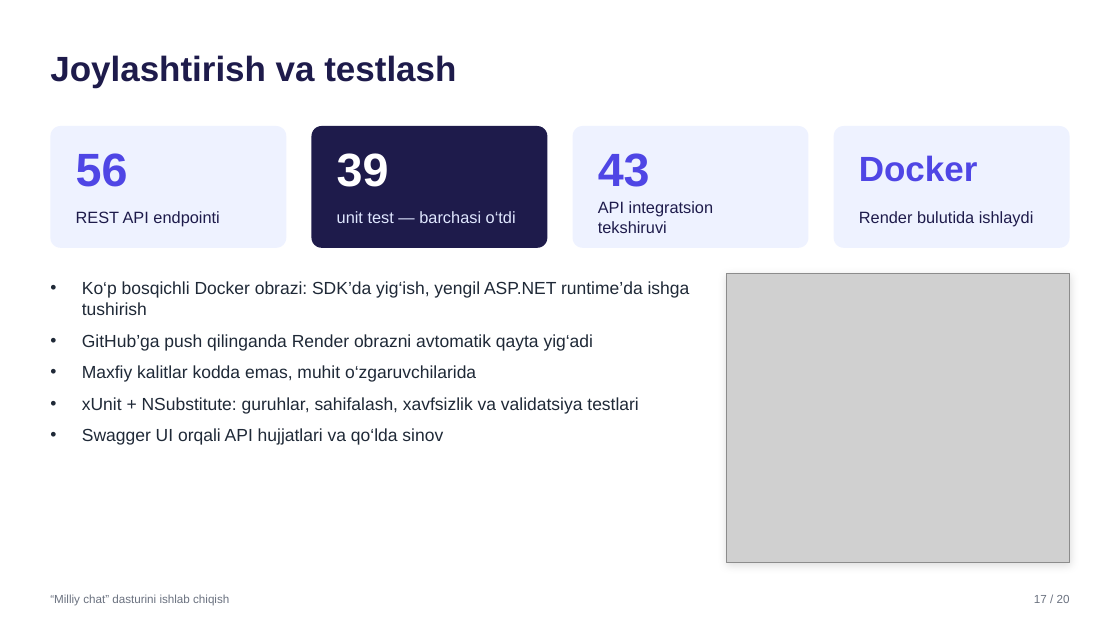
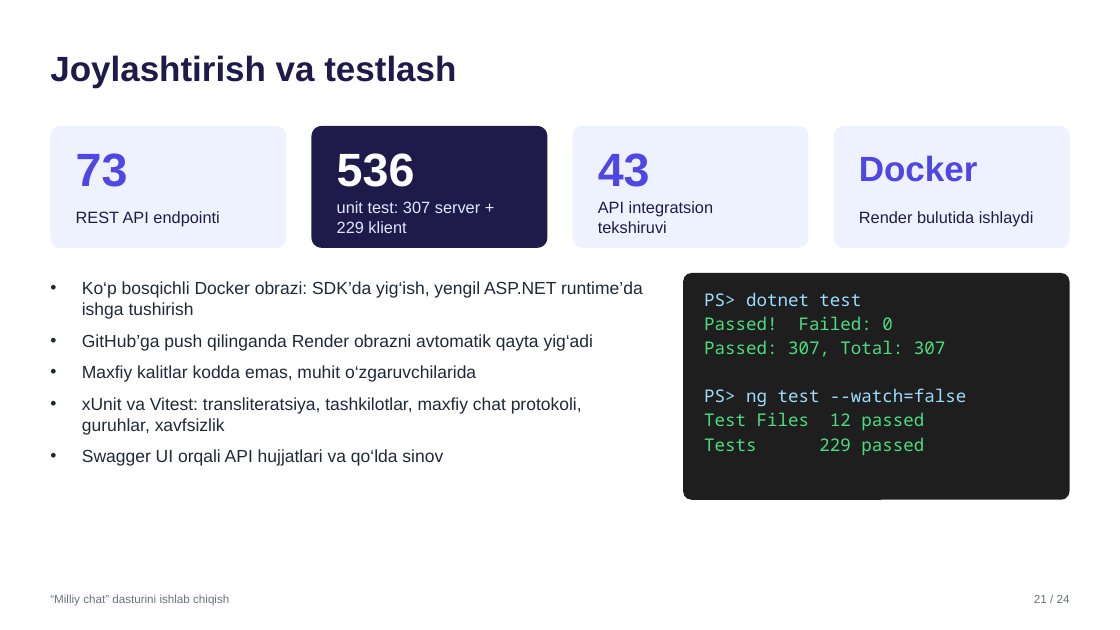
Before and after one commit to SardorSohinazarov/diplom-ish, a slide deck: slide 21 of diplom/Taqdimot_Sohinazarov_Sardor.pptx (slide 17 before the commit). Drawn at 1120x630 pixels with LibreOffice and Linux fonts; fonts in the diff are those of the drawing; grey boxes stand for pictures. Boxes give left, top, right and bottom in pixels: in the first picture for what was removed or moved away, otherwise in the second. Text is boxed around its words. In the diff, an @@ line names an element or a change of style, - is before the commit and + after.

```diff
--- a/diplom/Taqdimot_Sohinazarov_Sardor.pptx
+++ b/diplom/Taqdimot_Sohinazarov_Sardor.pptx
@@ text at [76,153,128,187]: text changed @@
-56
+73
@@ text at [337,153,415,187]: text changed @@
-39
+536
@@ text at [337,201,480,233]: text changed @@
-unit test — barchasi o‘tdi
+unit test: 307 server + 229 klient
@@ rounded rectangle: place and size @@
-rounded rectangle at [727,273,1070,563]
+rounded rectangle at [683,273,1070,500]
@@ rounded rectangle at [683,273,1070,500]: rectangle to rounded rectangle; fill #FFFFFF to #1E1E1E; outline #E5E7EB 0.75 pt to none; shadow off @@
@@ text added at [704,292,966,455], 15 pt, text #4ADE80 @@
+PS> dotnet test
+Passed! Failed: 0
+Passed: 307, Total: 307
+PS> ng test --watch=false
+Test Files 12 passed
+Tests 229 passed
@@ picture removed at [727,273,1070,563] @@
@@ text at [82,397,582,435]: text changed @@
-• xUnit + NSubstitute: guruhlar, sahifalash, xavfsizlik va validatsiya testlari
+• xUnit va Vitest: transliteratsiya, tashkilotlar, maxfiy chat protokoli, guruhlar, xavfsizlik
@@ text at [1034,595,1070,603]: text changed @@
-17 / 20
+21 / 24
```
Also in this commit, not shown: 17 other slides changed, 4 slides added, 2 other files.
